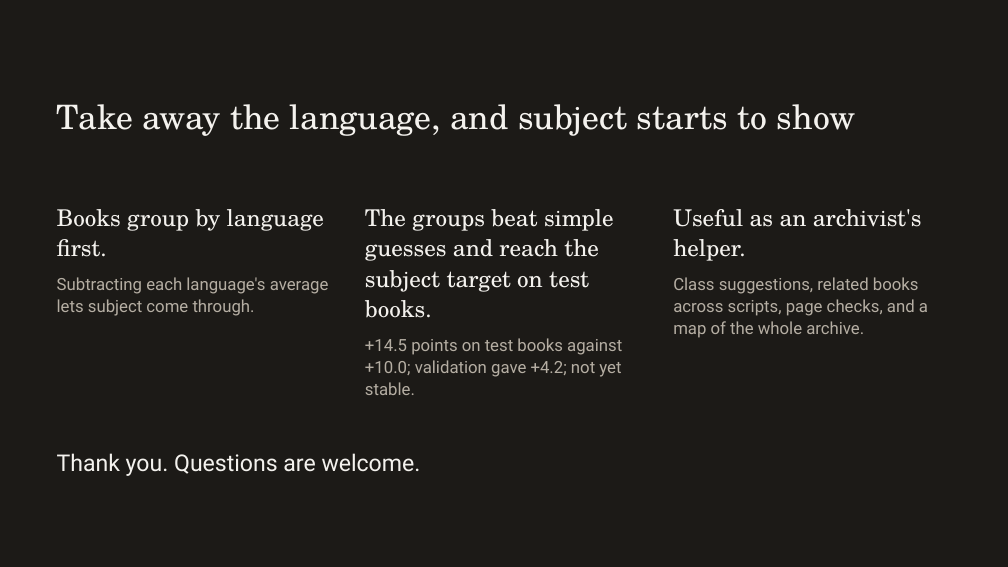
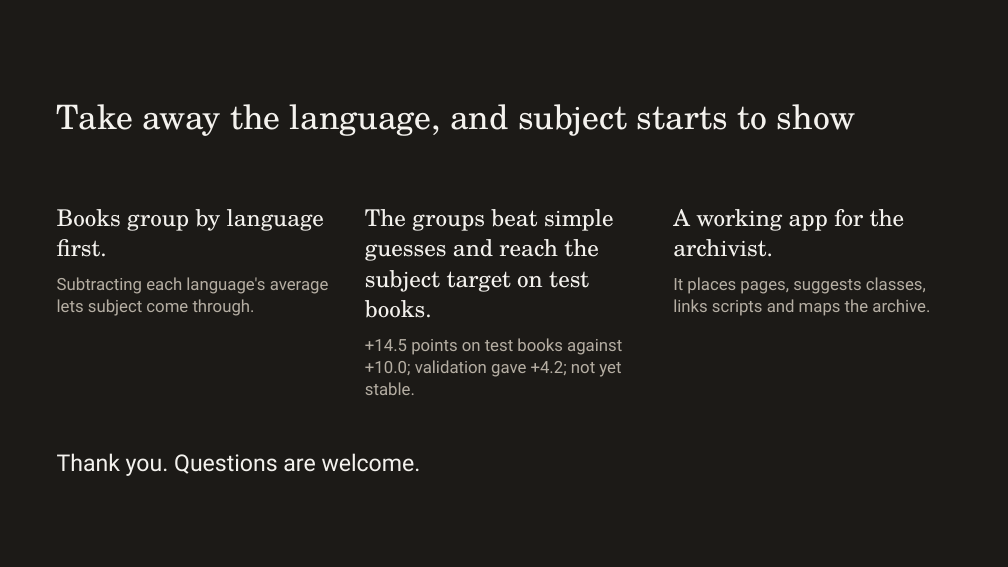
Before and after one commit to rohannes64/Grantha-Heritage-Tracker, a slide deck: slide 10 of Grantha_Heritage_Tracker_SIH26096.pptx (slide 20 before the commit). Drawn at 1008x567 pixels with LibreOffice and Linux fonts; fonts in the diff are those of the drawing. Boxes give left, top, right and bottom in pixels: in the first picture for what was removed or moved away, otherwise in the second. Text is boxed around its words. In the diff, an @@ line names an element or a change of style, - is before the commit and + after.

```diff
--- a/Grantha_Heritage_Tracker_SIH26096.pptx
+++ b/Grantha_Heritage_Tracker_SIH26096.pptx
@@ text at [673, 209, 930, 316]: text changed @@
-Useful as an archivist's helper.
-Class suggestions, related books across scripts, page checks, and a map of the whole archive.
+A working app for the archivist.
+It places pages, suggests classes, links scripts and maps the archive.
```
Also in this commit, not shown: 7 other slides changed, 1 slide added, 11 slides removed, 3 other files.
